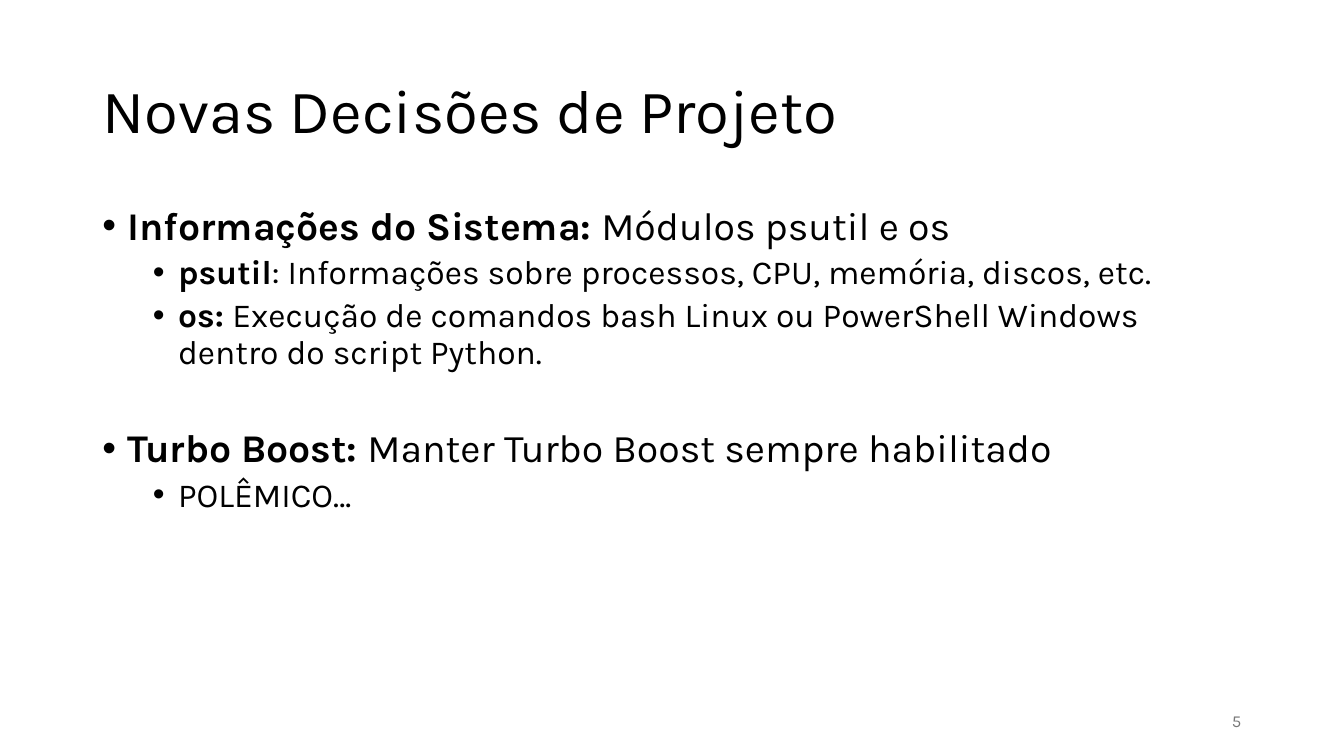
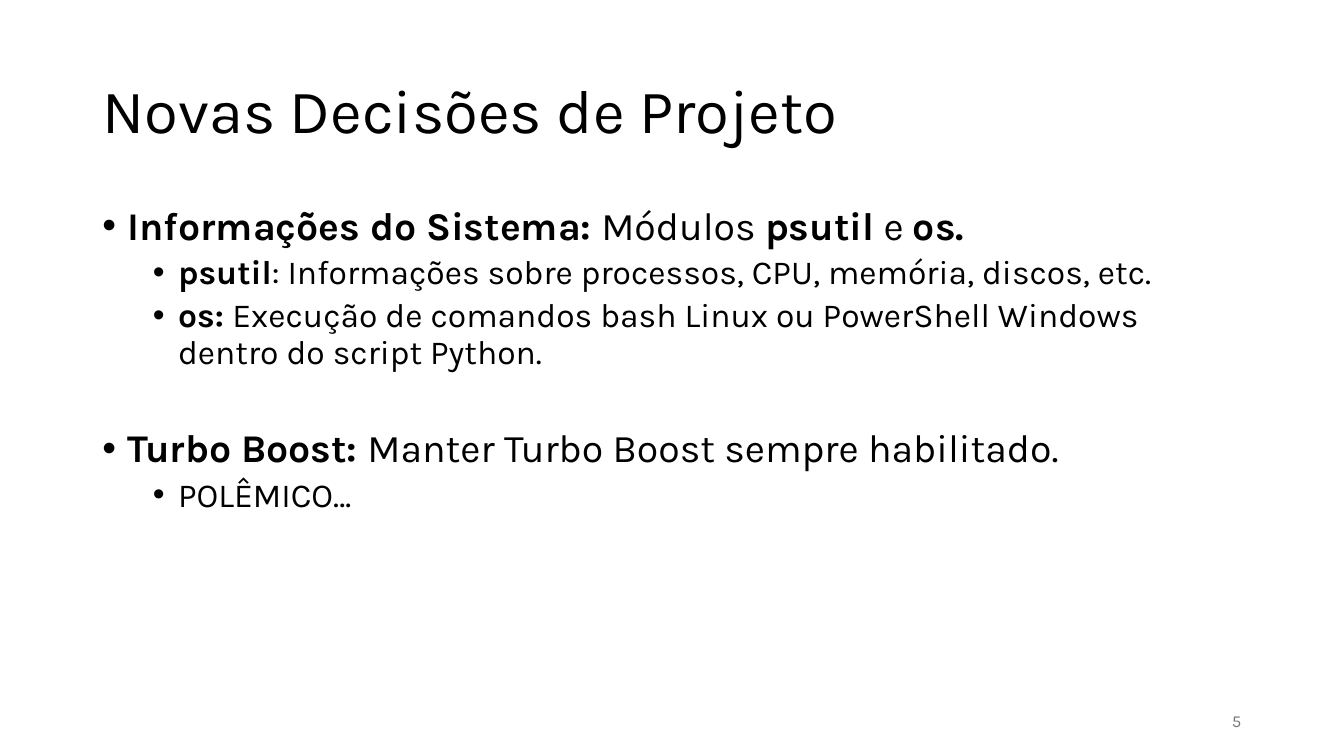
Before and after one commit to jlggross/TF-cmp223, a slide deck: slide 5 of 02-Parcial/02-Parcial-Apresentacao.pptx. Drawn at 1344x756 pixels with LibreOffice and Linux fonts; fonts in the diff are those of the drawing. Boxes give left, top, right and bottom in pixels: in the first picture for what was removed or moved away, otherwise in the second. Text is boxed around its words. In the diff, an @@ line names an element or a change of style, - is before the commit and + after.

```diff
--- a/02-Parcial/02-Parcial-Apresentacao.pptx
+++ b/02-Parcial/02-Parcial-Apresentacao.pptx
@@ text at (128,210,964,250): text changed @@
-• Informações do Sistema: Módulos psutil e os
+• Informações do Sistema: Módulos psutil e os.
@@ text at (128,435,1059,472): text changed @@
-• Turbo Boost: Manter Turbo Boost sempre habilitado
+• Turbo Boost: Manter Turbo Boost sempre habilitado.
```
Also in this commit, not shown: 11 other slides changed, 6 slides added, 6 slides removed, 1 other file.
